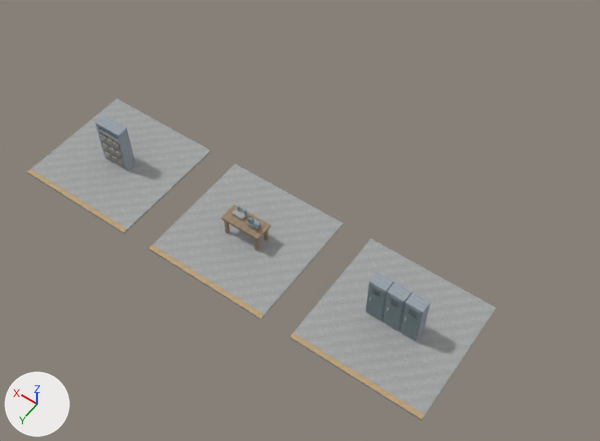
Before and after pictures for a commit that changed the glTF model development/levels/primitive-props-v1/site-kits/level_blockout_kit_school_p03.glb.
Rendered twice from a 50 mm lens placed at (-13.6, 18.8, 27.0), pointed at (-1.1, 1.4, -0.4). Lighting does not change. The marker at lower left points along +X, +Y and +Z. The older version comes first. Vertices at exactly the same position are counted once.

The first picture shows 'level_blockout_kit_school_p03'.
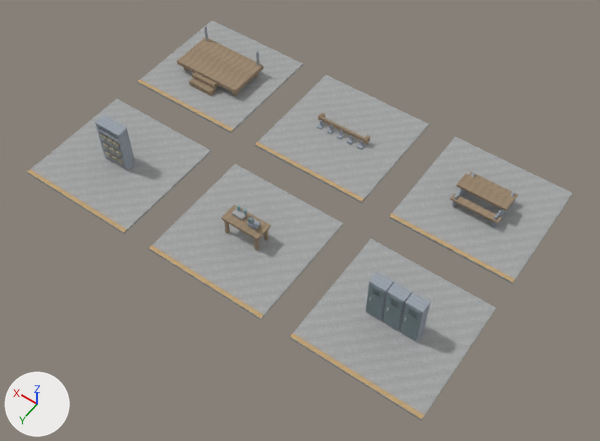
Where the change shows, as pixel boxes [x1, y1, x2, y2] in the pictures (600 x 441 px):
'level_blockout_kit_school_p03', reshaped (16% wider, 25% taller)
    before: [27, 99, 496, 420]
    after: [27, 20, 573, 420]
part 1 of me_ravenshade_school_map_kit_contact_room, added
    after: [389, 137, 573, 284]
part 2 of me_ravenshade_school_map_kit_contact_room, added
    after: [255, 75, 429, 203]
part 3 of me_ravenshade_school_map_kit_contact_room, added
    after: [137, 20, 303, 133]
part 4 of me_ravenshade_school_map_kit_contact_room, added
    after: [390, 213, 515, 282]
part 5 of me_ravenshade_school_map_kit_contact_room, added
    after: [255, 142, 364, 201]
part 6 of me_ravenshade_school_map_kit_contact_room, added
    after: [137, 80, 233, 131]
part 7 of me_ravenshade_school_map_kit_contact_room, added
    after: [491, 191, 515, 227]
part 8 of me_ravenshade_school_map_kit_contact_room, added
    after: [453, 172, 476, 207]
part 9 of me_ravenshade_school_map_kit_contact_room, added (brown)
    after: [457, 173, 515, 211]
part 10 of me_ravenshade_school_map_kit_contact_room, added
    after: [450, 193, 502, 224]
part 11 of me_ravenshade_school_map_kit_contact_room, added
    after: [469, 172, 518, 200]
part 12 of me_ravenshade_school_map_kit_contact_room, added
    after: [318, 115, 369, 144]
part 13 of me_ravenshade_school_map_kit_contact_room, added (brown)
    after: [177, 37, 263, 96]

The change, as a diff of the scene's bpy script:
```diff
--- a/development/levels/primitive-props-v1/site-kits/level_blockout_kit_school_p03.glb.py
+++ b/development/levels/primitive-props-v1/site-kits/level_blockout_kit_school_p03.glb.py
@@ me_ravenshade_school_map_kit_contact_room @@
 # used by ob_level_blockout_kit_school_p03; location = (0.0, 0.0, 0.0)
-me_ravenshade_school_map_kit_contact_room.from_pydata(...)  # 464 vertices, 724 faces; spans x -9.8..9.8, y 0.7..6.3, z -0.1..2.2
+me_ravenshade_school_map_kit_contact_room.from_pydata(...)  # 760 vertices, 1168 faces; spans x -9.8..9.8, y -6.3..6.3, z -0.1..2.2
+# me_ravenshade_school_map_kit_contact_room part 1: a new loose piece, a box spanning x -9.825..-4.175, y -6.3..-0.7, z -0.11..-0.01, in mat_blockout_stone
+# me_ravenshade_school_map_kit_contact_room part 2: a new loose piece, a box spanning x -2.825..2.825, y -6.3..-0.7, z -0.11..-0.01, in mat_blockout_stone
+# me_ravenshade_school_map_kit_contact_room part 3: a new loose piece, a box spanning x 4.175..9.825, y -6.3..-0.7, z -0.11..-0.01, in mat_blockout_stone
+# me_ravenshade_school_map_kit_contact_room part 4: a new loose piece, a box spanning x -9.825..-4.175, y -0.89..-0.71, z -0.013..0.002, in mat_blockout_accent
+# me_ravenshade_school_map_kit_contact_room part 5: a new loose piece, a box spanning x -2.825..2.825, y -0.89..-0.71, z -0.013..0.002, in mat_blockout_accent
+# me_ravenshade_school_map_kit_contact_room part 6: a new loose piece, a box spanning x 4.175..9.825, y -0.89..-0.71, z -0.013..0.002, in mat_blockout_accent
+# me_ravenshade_school_map_kit_contact_room part 7: a new loose piece, a box spanning x -7.95..-7.87, y -4.34..-2.66, z 0.03..0.65, in mat_blockout_metal
+# me_ravenshade_school_map_kit_contact_room part 8: a new loose piece, a box spanning x -6.13..-6.05, y -4.34..-2.66, z 0.03..0.65, in mat_blockout_metal
+# me_ravenshade_school_map_kit_contact_room part 9: a new loose piece, a box spanning x -8.14..-5.86, y -3.88..-3.12, z 0.75..0.87, in mat_blockout_wood
+# me_ravenshade_school_map_kit_contact_room part 10: a new loose piece, a box spanning x -8.095..-5.905, y -2.935..-2.605, z 0.435..0.525, in mat_blockout_wood
+# me_ravenshade_school_map_kit_contact_room part 11: a new loose piece, a box spanning x -8.095..-5.905, y -4.395..-4.065, z 0.435..0.525, in mat_blockout_wood
+# me_ravenshade_school_map_kit_contact_room part 12: a new loose piece, a box spanning x -1.32..1.32, y -3.56..-3.44, z 0.2..0.39, in mat_blockout_wood
+# me_ravenshade_school_map_kit_contact_room part 13: 56 vertices added at x 5.2..8.8, y -4.6..-2.0, z 0.0..0.6
+# other edits to the shape of me_ravenshade_school_map_kit_contact_room do not show in these pictures
 me_ravenshade_school_map_kit_contact_room.materials.append(mat_blockout_stone)
```
